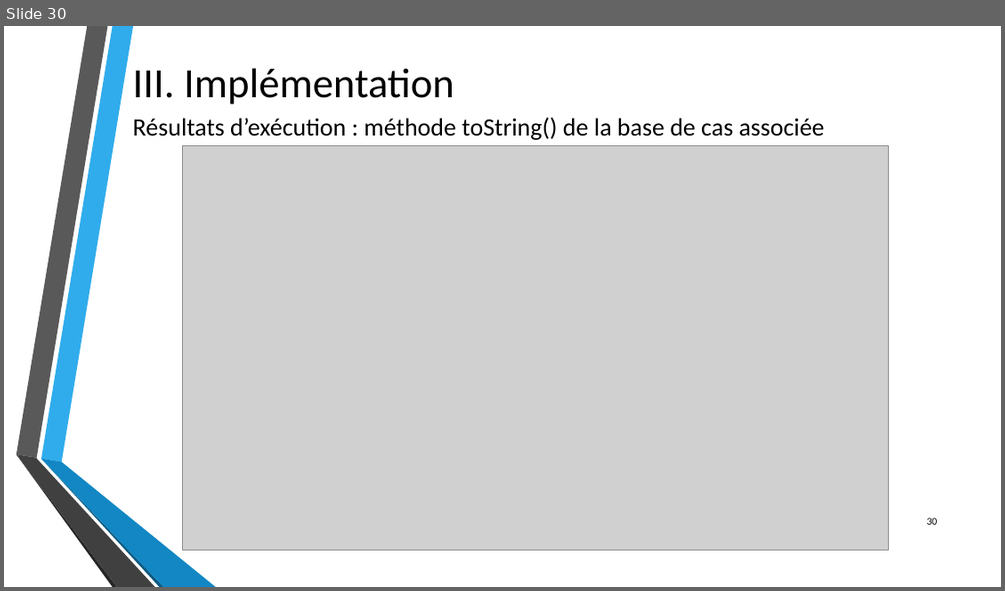
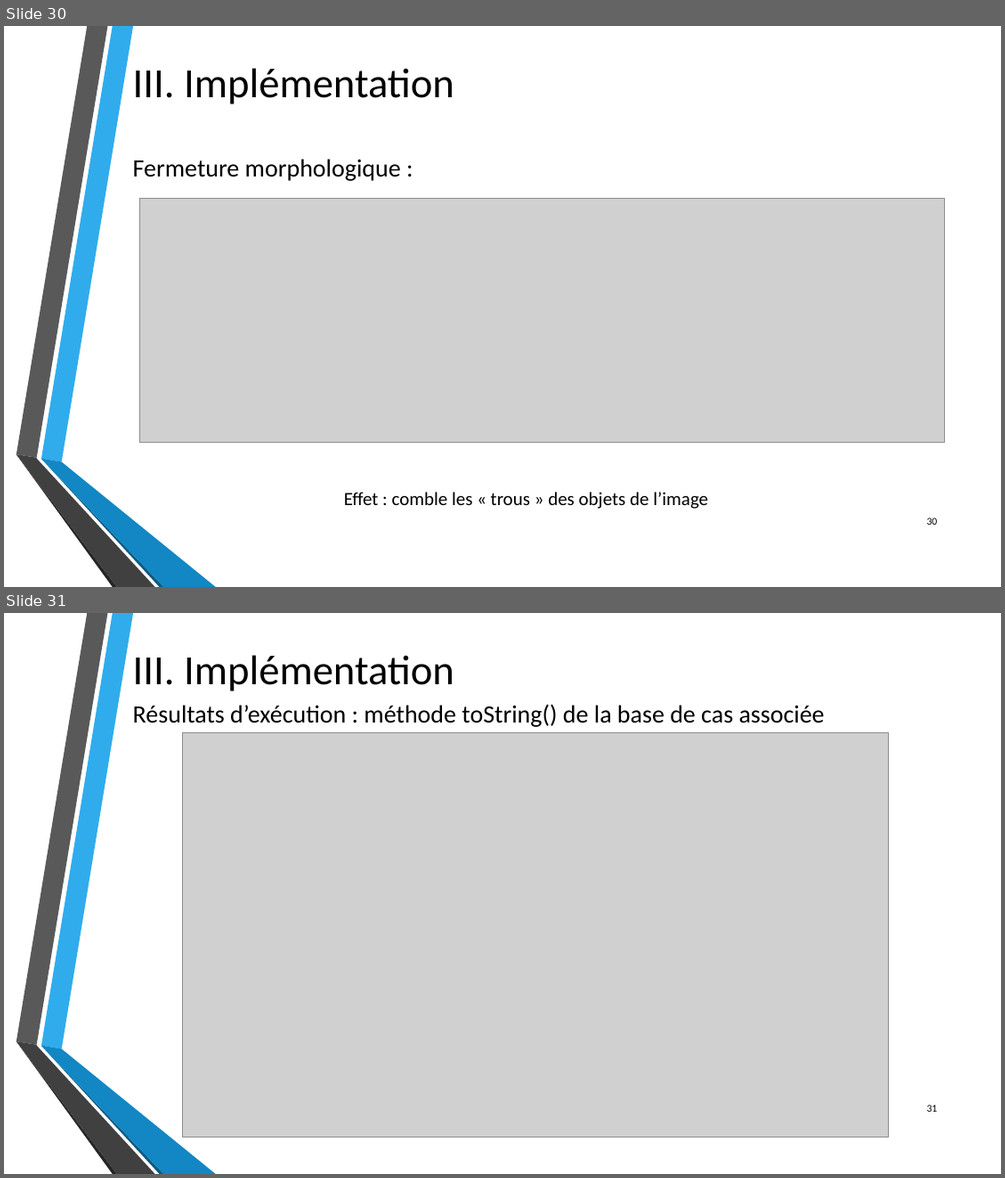
Before and after one commit to byZipo/Dossiers-Stage, a slide deck: Travail_realise/Presentations/Utilisation_du_RaPC_pour_la_segmentation_d_images.pptx. Shown one above the other, each under a label of ours: slide 30 before the commit, slides 30 and 31 after it. The pictures are 1005x591 and 1005x1178 pixels, drawn with LibreOffice and Linux fonts; fonts in the diff are those of the drawing; grey boxes stand for pictures; background and template pictures are left out. Boxes give left, top, right and bottom in pixels: in the first picture for what was removed or moved away, otherwise in the second. Text is boxed around its words. In the diff, an @@ line names an element or a change of style, - is before the commit and + after.

```diff
--- a/Travail_realise/Presentations/Utilisation_du_RaPC_pour_la_segmentation_d_images.pptx
+++ b/Travail_realise/Presentations/Utilisation_du_RaPC_pour_la_segmentation_d_images.pptx
@@ slide 30 added at <box>4,26,1001,587</box>, background picture (left out); not listed: 6 template elements that a slide beside it also shows @@
@@ title added at <box>133,68,454,104</box>, 40 pt, text #000000 @@
+III. Implémentation
@@ text added at <box>133,159,401,181</box>, 24 pt, text #000000 @@
+Fermeture morphologique :
@@ picture added at <box>139,198,945,443</box> @@
@@ text added at <box>344,491,708,508</box>, 18 pt, text #000000 @@
+Effet : comble les « trous » des objets de l’image
@@ page number added at <box>927,517,938,524</box>, 10 pt, text #000000 @@
+30
@@ what was slide 30 is now slide 31 @@
@@ page number at <box>927,1104,938,1111</box>: text changed @@
-30
+31
```
Also in this commit, not shown: 2 other slides added, 4 other files.
